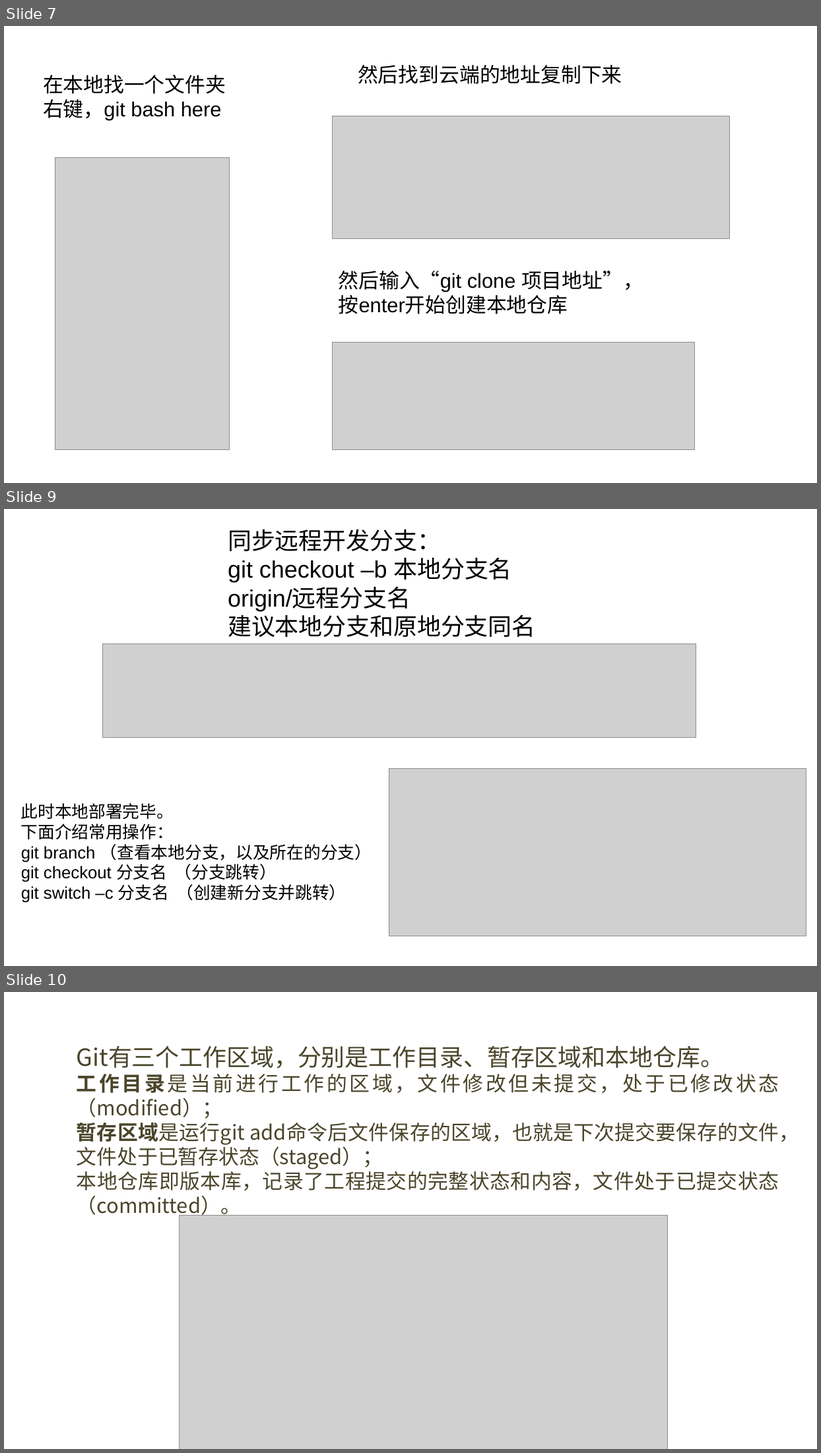
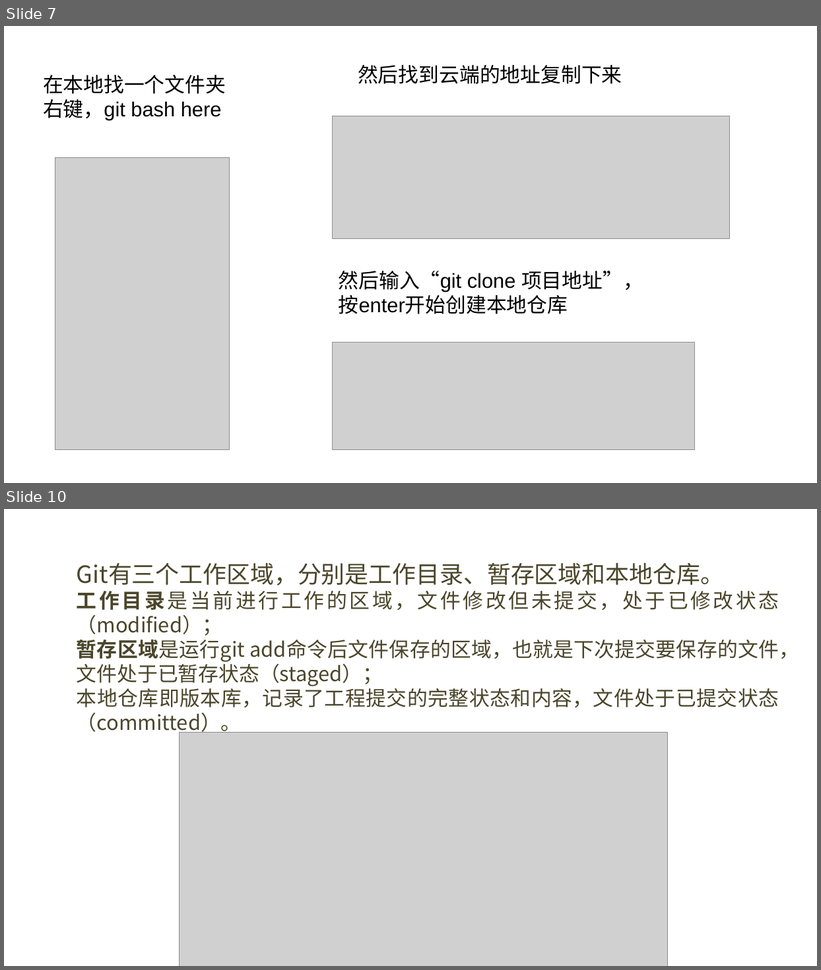
Before and after one commit to BUAAVolunteer/BUAAVolunteer-Learn, a slide deck: 教学文档/01 开发准备/01 Git操作ppt.pptx. Shown one above the other, each under a label of ours: slides 7, 9 and 10 before the commit, slides 7 and 10 after it; the slides between them are not shown. The pictures are 821x1453 and 821x970 pixels, drawn with LibreOffice and Linux fonts; fonts in the diff are those of the drawing; grey boxes stand for pictures; background and template pictures are left out. Boxes give left, top, right and bottom in pixels: in the first picture for what was removed or moved away, otherwise in the second. Text is boxed around its words. In the diff, an @@ line names an element or a change of style, - is before the commit and + after.

```diff
--- a/教学文档/01 开发准备/01 Git操作ppt.pptx
+++ b/教学文档/01 开发准备/01 Git操作ppt.pptx
@@ slide 9 removed at box(4, 509, 817, 966), background picture (left out) @@
@@ text removed at box(228, 529, 536, 637) @@
-同步远程开发分支：
-git checkout –b 本地分支名 origin/远程分支名
-建议本地分支和原地分支同名
@@ picture removed at box(102, 644, 696, 738) @@
@@ picture removed at box(389, 769, 806, 937) @@
@@ text removed at box(21, 803, 372, 903) @@
-此时本地部署完毕。
-下面介绍常用操作：
-git branch （查看本地分支，以及所在的分支）
-git checkout 分支名 （分支跳转）
-git switch –c 分支名 （创建新分支并跳转）
```
Also in this commit, not shown: 2 slides changed, 2 slides added, 3 other slides removed, 7 other files.
